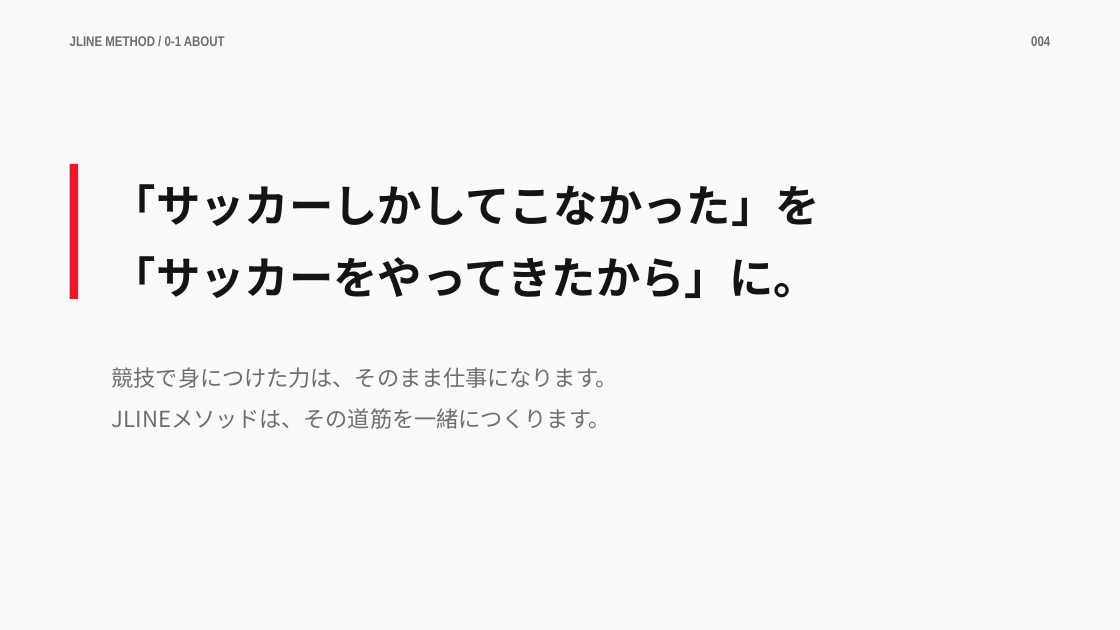
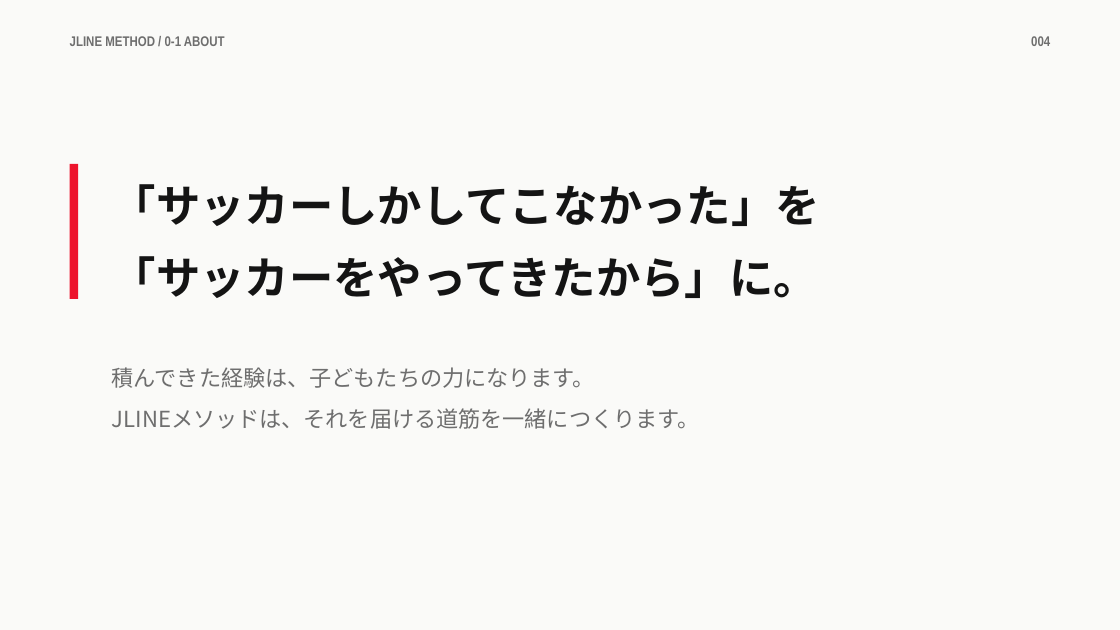
Before and after one commit to takafumisuzuki1117-sys/takafumi_suzuki, a slide deck: slide 4 of JLINEメソッド/教材/0章/0-1_JLINEメソッドとは.pptx. Drawn at 1120x630 pixels with LibreOffice and Linux fonts; fonts in the diff are those of the drawing. Boxes give left, top, right and bottom in pixels: in the first picture for what was removed or moved away, otherwise in the second. Text is boxed around its words. In the diff, an @@ line names an element or a change of style, - is before the commit and + after.

```diff
--- a/JLINEメソッド/教材/0章/0-1_JLINEメソッドとは.pptx
+++ b/JLINEメソッド/教材/0章/0-1_JLINEメソッドとは.pptx
@@ text at (112, 367, 700, 429): text changed @@
-競技で身につけた力は、そのまま仕事になります。
-JLINEメソッドは、その道筋を一緒につくります。
+積んできた経験は、子どもたちの力になります。
+JLINEメソッドは、それを届ける道筋を一緒につくります。
```
Also in this commit, not shown: 2 other slides changed, 10 other files.
